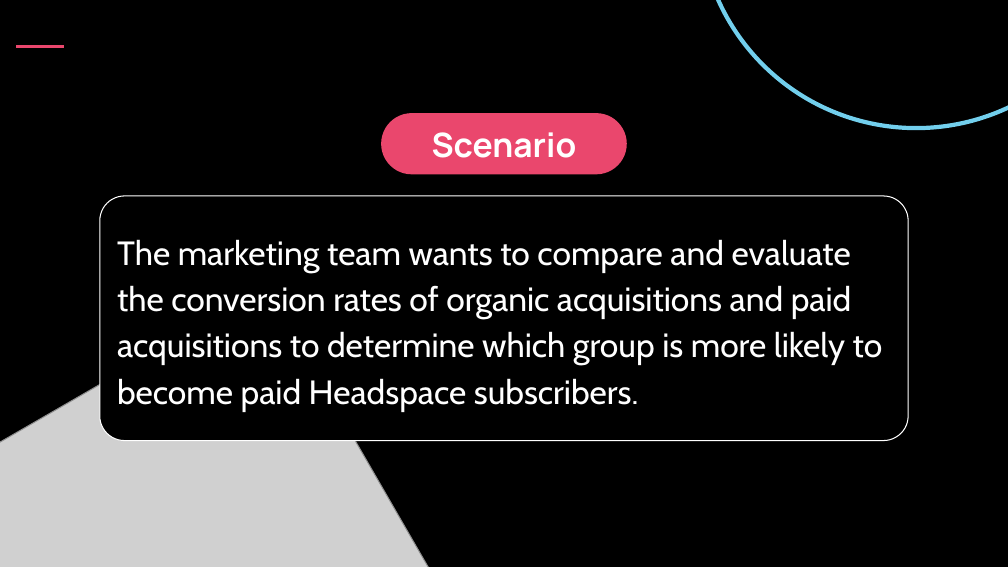
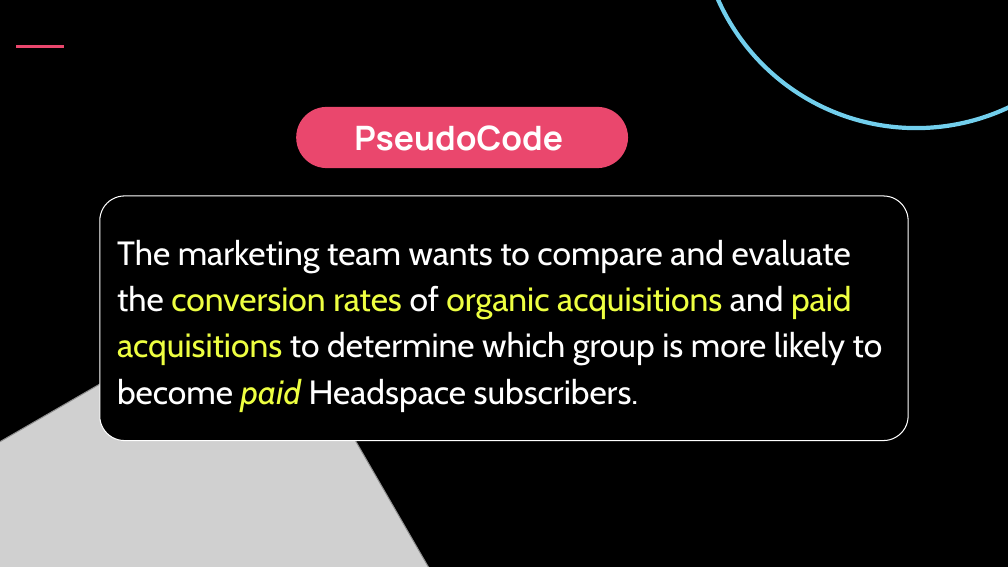
Before and after one commit to ROARMarketingConcepts/Podium-Education, a slide deck: slide 8 of Ken_ DC LiveLab Instructor Interview.pptx (slide 7 before the commit). Drawn at 1008x567 pixels with LibreOffice and Linux fonts; fonts in the diff are those of the drawing; grey boxes stand for pictures; background and template pictures are left out. Boxes give left, top, right and bottom in pixels: in the first picture for what was removed or moved away, otherwise in the second. Text is boxed around its words. In the diff, an @@ line names an element or a change of style, - is before the commit and + after.

```diff
--- a/Ken_ DC LiveLab Instructor Interview.pptx
+++ b/Ken_ DC LiveLab Instructor Interview.pptx
@@ rounded rectangle "PseudoCode": place and size @@
-rounded rectangle "PseudoCode" at [381, 113, 627, 174]
+rounded rectangle "PseudoCode" at [296, 107, 628, 168]
@@ text in rounded rectangle at [354, 125, 563, 151]: text changed @@
-Scenario
+PseudoCode
@@ rounded rectangle "The marketing team wants to ..." at [100, 196, 908, 440]: text colour #FFFFFF to #EEFF41 in "conversion rates organic acquisitions paid acquisitions paid"; italic on in "paid" @@
```
Also in this commit, not shown: 1 other slide changed, 1 slide added.
